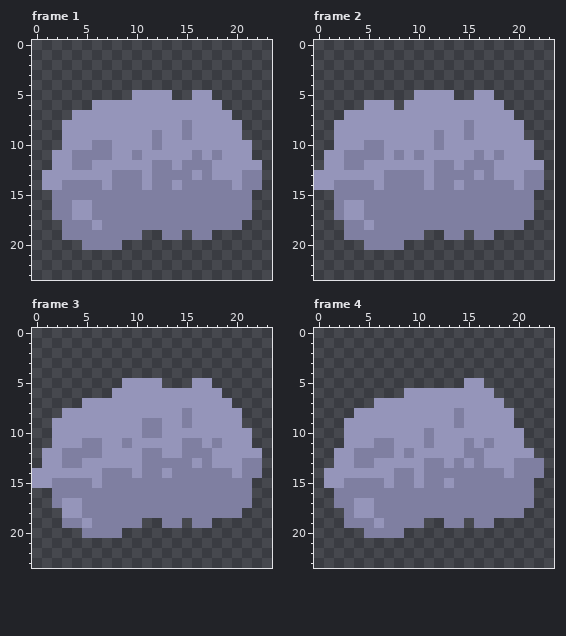
A pixel-art file gets an edit: cloud titan/sprites/prop/plants/bush/bush_0_ilde_2.ase. The picture above was drawn from the file before the commit.
24x24 pixels, 9 frames. Shown: frame 1, frame 2, frame 3, frame 4. The commit also changed other frames, which this record leaves out.
After the commit:
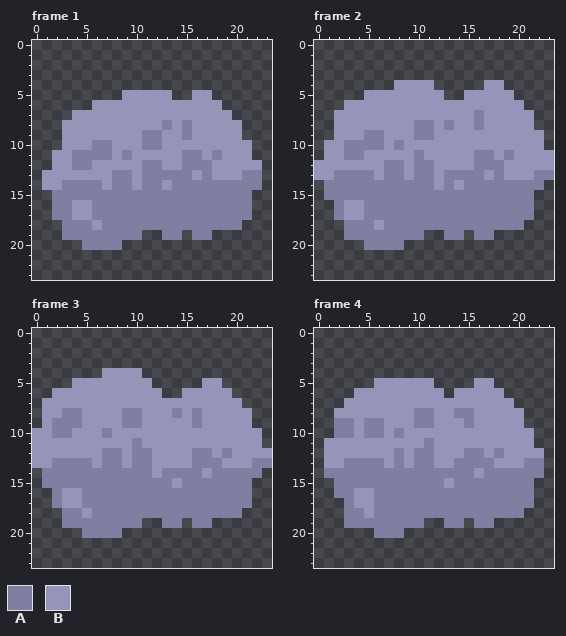
Palette (. is transparent): A #7f7fa1  B #9595ba
Message: see dawg run/bush_idle_0
What changed:
layer "Layer 1" added
layer "BACKGROUND" removed
layer "SX" removed
layer "CENTRO" removed
layer "DX" removed
Changed rows in their new state; - is an unchanged pixel.
Frame 1, layer "Layer 1":
first column x 9:
 5 B-----------
 8 ----A-------
 9 --A---------
10 --A---------
11 AB----A-----
12 --A-B-------
13 -BA---------
14 -BA-BA-----A
Frame 2:
first column x 0:
 4 --------BBBB-----BB-----
 5 -----BBBBB---.-B--BB----
 6 ---BB---B----------BB---
 7 --B-------------A---BB--
 8 ----------AA-A-BA----B--
 9 -----AA---AAB--B-----BB-
10 -B-AA---A---B---------B-
11 -----BB-B--------ABA--BB
12 B--BB--AA-AABB-B--A----B
13 --AAAA---B-AB---ABA--B-A
14 .A----A----AB-------A---
15 -A----------------------
18 -----AB-----------------
Frame 3:
first column x 0:
 4 -------BBBB-------------
 5 ----BBBBB---.---.-B-----
 6 --BBBBBB-----..----B----
 7 -BBBB---------------B---
 8 -BBAA----AA---ABA----B--
 9 -BAAA----AABB--BA----B--
10 BBAA---A---BB---------B-
11 BB---BB--BA----BB-B---B-
12 B--BBBBAA-A-B--B---A---B
13 B-A--A-AA-A-BBBBA-A--B-A
14 .AAAAAA---A-BA---B--A---
15 .A----A-------B---------
16 ---BB-------------------
18 ---AAB------------------
19 -----A------------------
Frame 4:
first column x 1:
 5 -----BBBBBB---.-B-----
 6 ---BBBBB----.----B----
 7 --BBB-------------B---
 8 -BB------AA---A----B--
 9 -AA-AA---AA--BA----B--
10 -AA-AA-A--B---------B-
11 BB---BB-------B-B---B-
12 B--BBBBABAA------A---B
13 B-A--A-A-A-B--A-A--B--
14 AAAAAAA--A-----B--A---
15 .A----A--A------------
16 ---BB-----------------
17 -.--------------------
18 ---A------------------
19 -----A----------------
20 ----.-----------------
Boxes around the changes in both pictures, in picture pixels (x1, y1, x2, y2):
changed: (122, 90, 242, 190)
changed: (314, 80, 554, 230)
changed: (32, 368, 272, 528)
changed: (324, 378, 544, 538)
